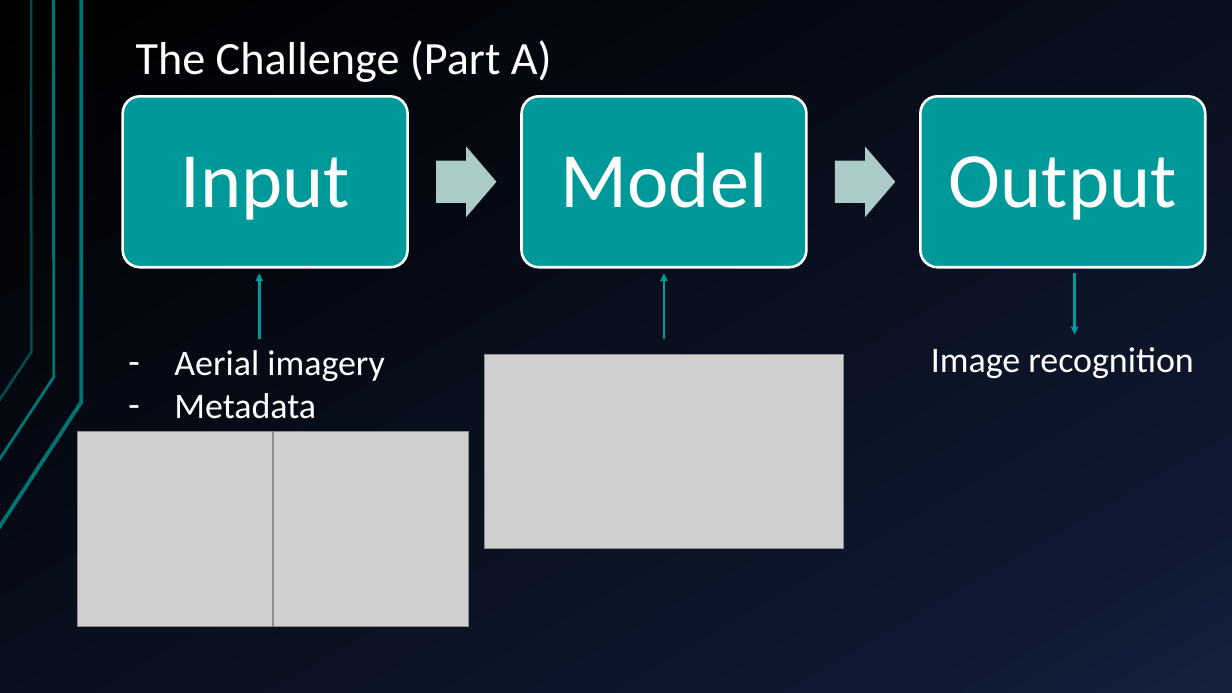
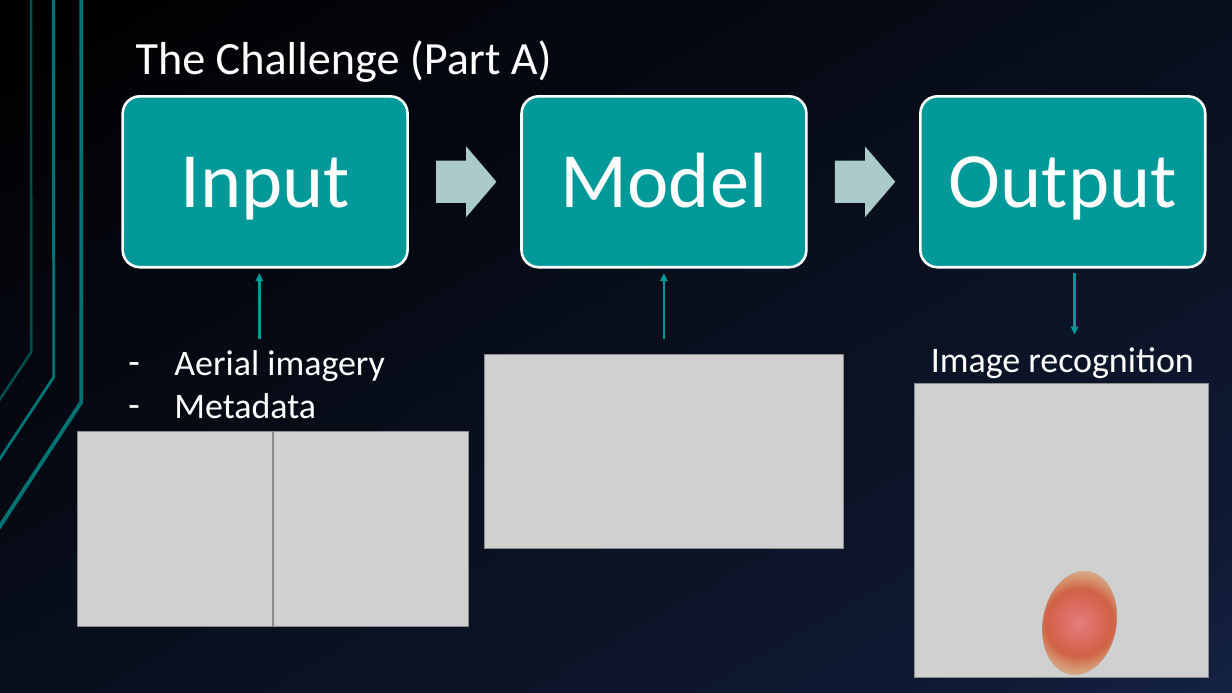
Before and after one commit to sofiary/teamunicornn, a slide deck: slide 12 of Western Power Hack-a-Gig Presentation.pptx. Drawn at 1232x693 pixels with LibreOffice and Linux fonts; fonts in the diff are those of the drawing; grey boxes stand for pictures. Boxes give left, top, right and bottom in pixels: in the first picture for what was removed or moved away, otherwise in the second. Text is boxed around its words. In the diff, an @@ line names an element or a change of style, - is before the commit and + after.

Commit message:
Final for Challenge 2

```diff
--- a/Western Power Hack-a-Gig Presentation.pptx
+++ b/Western Power Hack-a-Gig Presentation.pptx
@@ picture added at box(914, 384, 1208, 677) @@
@@ ellipse added at box(1035, 566, 1124, 680), fill gradient #FF0000 to #D02E02 to #FFAE1D @@
```
Also in this commit, not shown: 6 other slides changed, 5 slides added, 3 slides removed.
